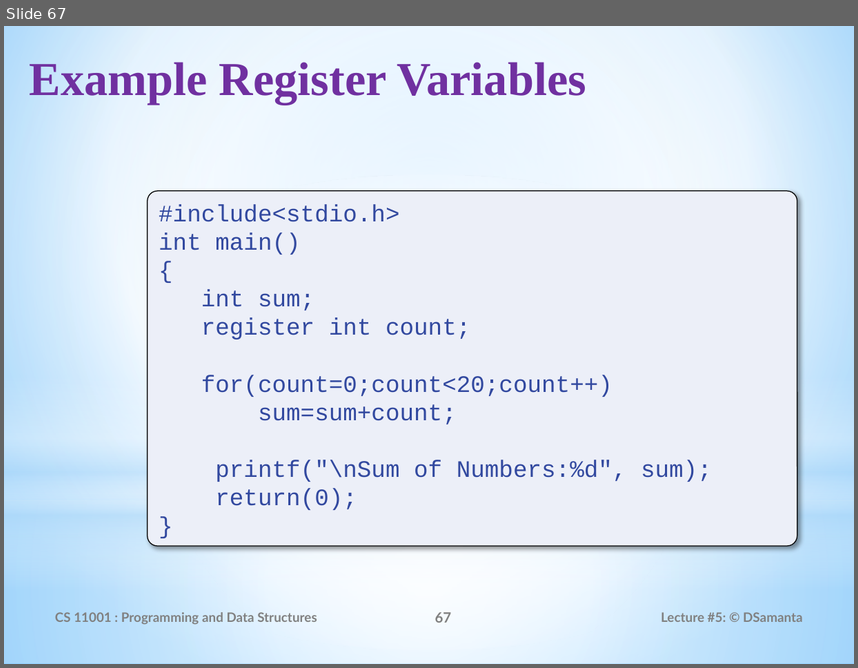
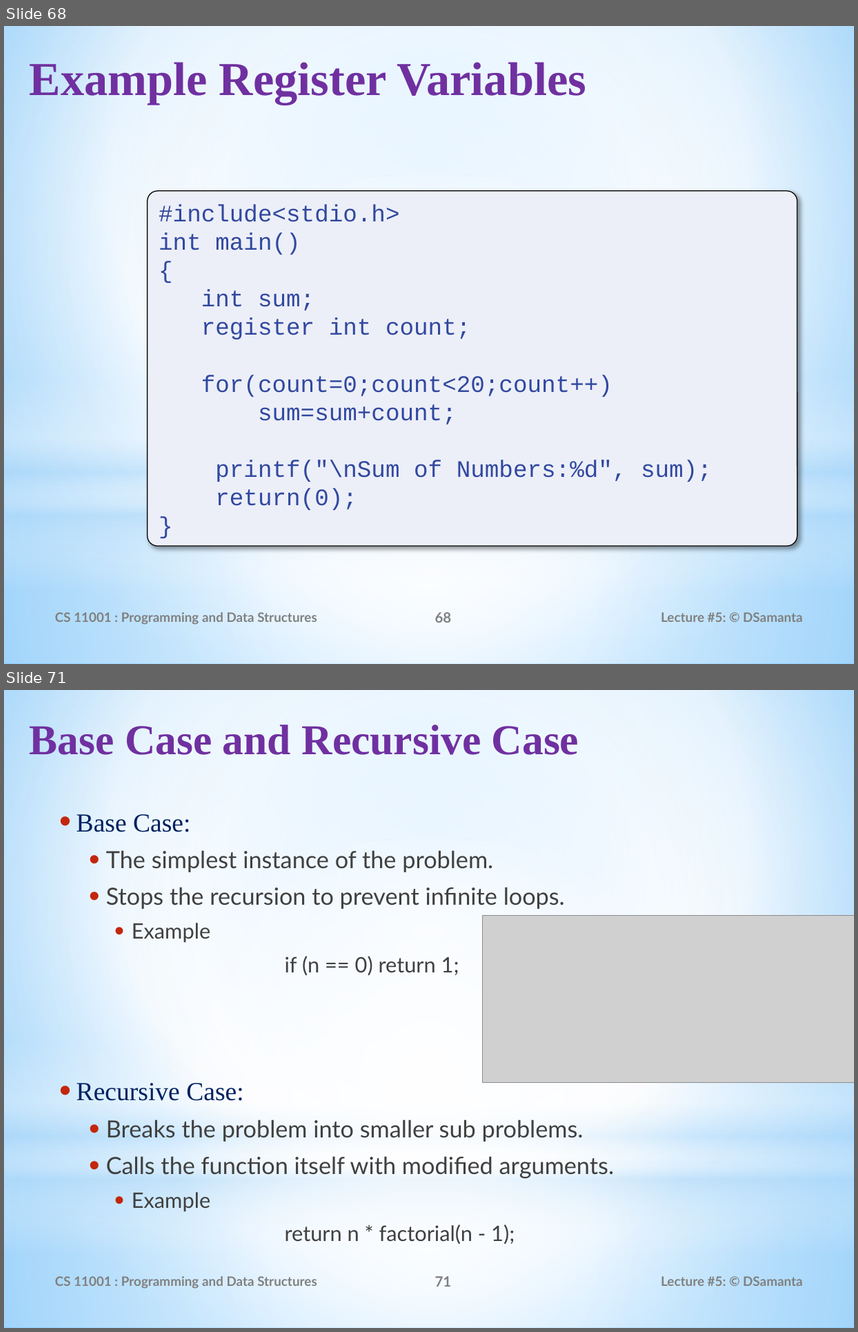
Before and after one commit to alwaysananta/computerProgramming, a slide deck: Slides/Functions_in_C.pptx. Shown one above the other, each under a label of ours: slide 67 before the commit, slides 68 and 71 after it; the slides between them are not shown. The pictures are 858x668 and 858x1332 pixels, drawn with LibreOffice and Linux fonts; fonts in the diff are those of the drawing; grey boxes stand for pictures. Boxes give left, top, right and bottom in pixels: in the first picture for what was removed or moved away, otherwise in the second. Text is boxed around its words. In the diff, an @@ line names an element or a change of style, - is before the commit and + after.

```diff
--- a/Slides/Functions_in_C.pptx
+++ b/Slides/Functions_in_C.pptx
@@ slide 71 added at (4,690,854,1328), background gradient #9ED5FF to #FFFFFF to #5BB9FF; not listed: 4 template elements that a slide beside it also shows @@
@@ title added at (30,724,579,755), 36 pt, text #7030A0, bold @@
+Base Case and Recursive Case
@@ text added at (76,814,614,1244), 20 pt, text #404040 @@
+• Base Case:
+  • The simplest instance of the problem.
+  • Stops the recursion to prevent infinite loops.
+    • Example
+    if (n == 0) return 1;
+  • Recursive Case:
+  • Breaks the problem into smaller sub problems.
+  • Calls the function itself with modified arguments.
+    • Example
+    return n * factorial(n - 1);
@@ picture added at (483,915,854,1083) @@
@@ text added at (55,1276,317,1288), 11 pt, text #808080, bold @@
+CS 11001 : Programming and Data Structures
@@ page number added at (435,1276,452,1286), 12 pt, text #808080, bold @@
+71
@@ text added at (661,1276,803,1285), 11 pt, text #808080, bold @@
+Lecture #5: © DSamanta
@@ what was slide 67 is now slide 68 @@
@@ page number at (435,612,452,622): text changed @@
-67
+68
```
Also in this commit, not shown: 4 slides changed, 7 other slides added, 1 other file.
